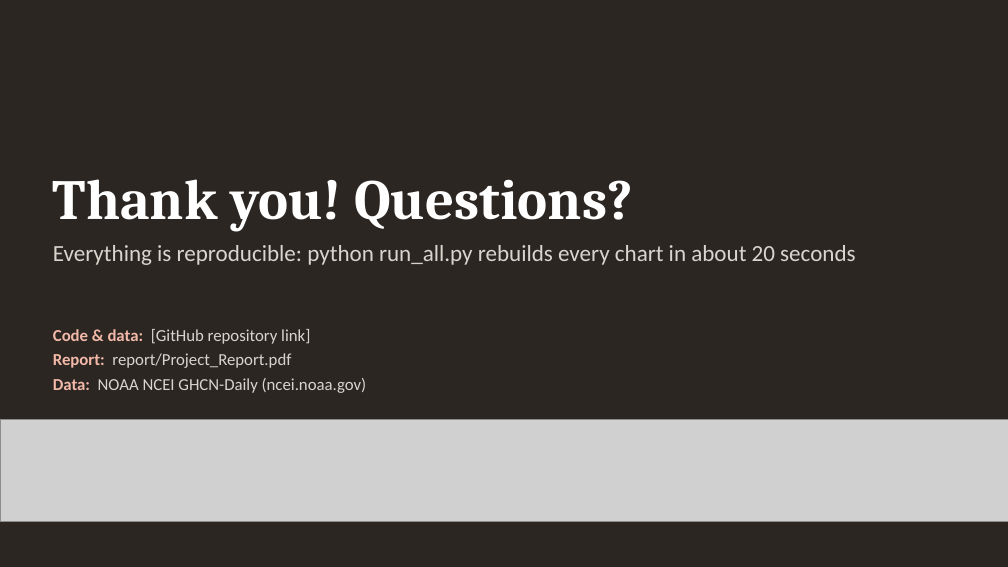
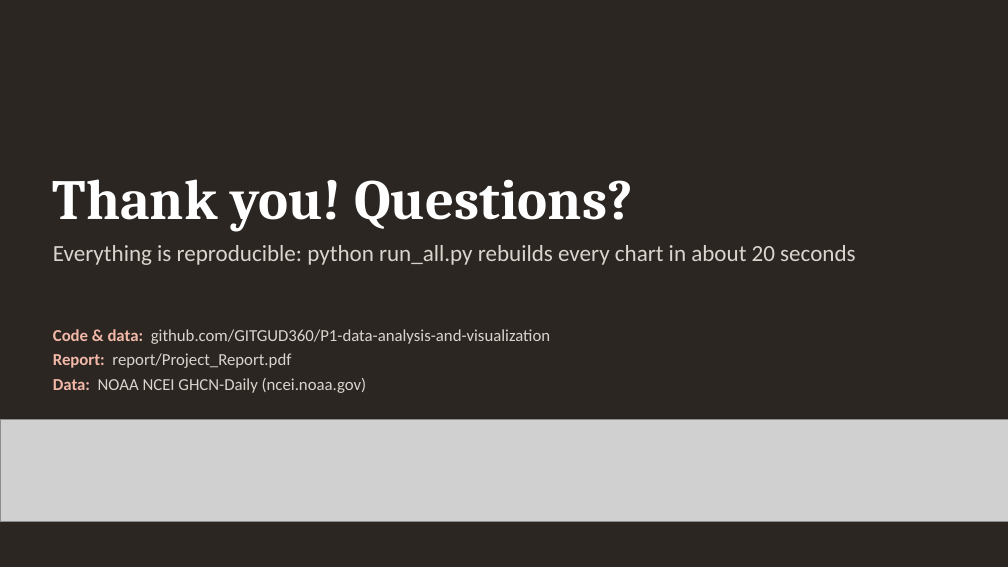
Before and after one commit to GITGUD360/P1-data-analysis-and-visualization, a slide deck: slide 16 of presentation/SC_Climate_Presentation.pptx. Drawn at 1008x567 pixels with LibreOffice and Linux fonts; fonts in the diff are those of the drawing; grey boxes stand for pictures. Boxes give left, top, right and bottom in pixels: in the first picture for what was removed or moved away, otherwise in the second. Text is boxed around its words. In the diff, an @@ line names an element or a change of style, - is before the commit and + after.

Commit message:
Add author, course and repository details; fix report images for Google Docs

```diff
--- a/presentation/SC_Climate_Presentation.pptx
+++ b/presentation/SC_Climate_Presentation.pptx
@@ text at box(53, 329, 550, 344): text changed @@
-Code & data: [GitHub repository link]
+Code & data: github.com/GITGUD360/P1-data-analysis-and-visualization
```
Also in this commit, not shown: 1 other slide changed, 6 other files.
